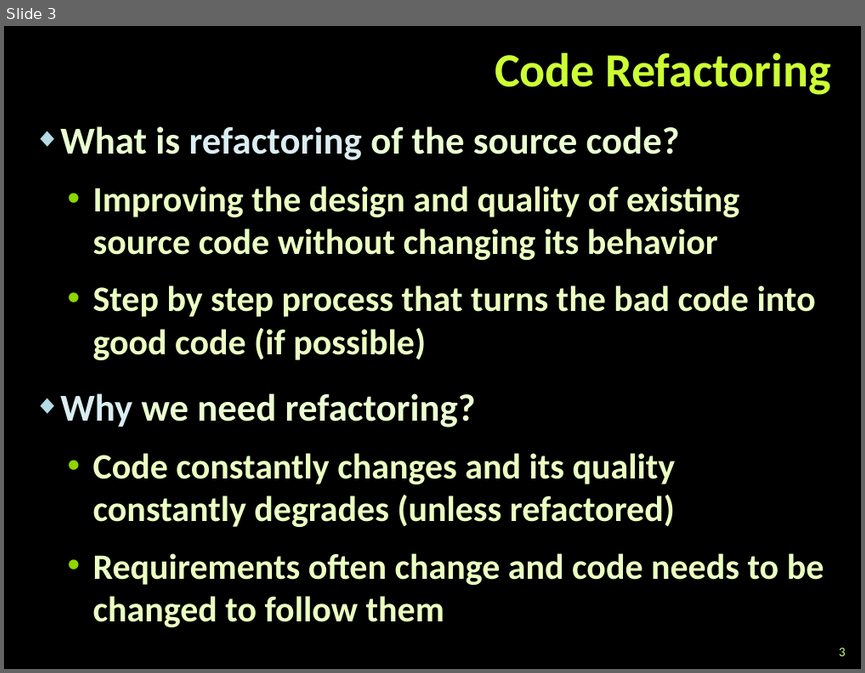
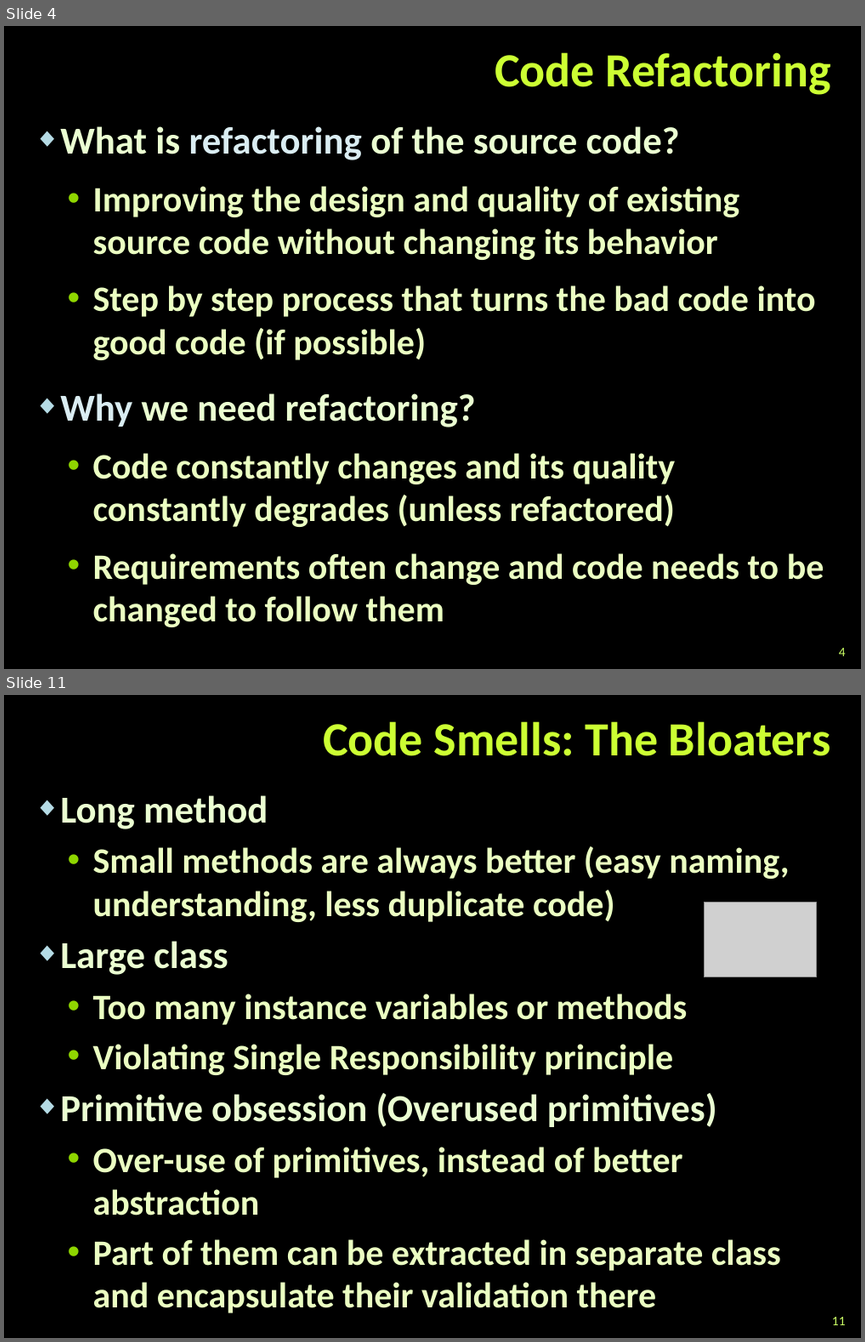
Before and after one commit to martin-nikolov/Telerik-Academy, a slide deck: Programming with C#/4. C# High-Quality Code/12. Refactoring/Refactoring.pptx. Shown one above the other, each under a label of ours: slide 3 before the commit, slides 4 and 11 after it; the slides between them are not shown. The pictures are 865x673 and 865x1342 pixels, drawn with LibreOffice and Linux fonts; fonts in the diff are those of the drawing; grey boxes stand for pictures; background and template pictures are left out. Boxes give left, top, right and bottom in pixels: in the first picture for what was removed or moved away, otherwise in the second. Text is boxed around its words. In the diff, an @@ line names an element or a change of style, - is before the commit and + after.

```diff
--- a/Programming with C#/4. C# High-Quality Code/12. Refactoring/Refactoring.pptx
+++ b/Programming with C#/4. C# High-Quality Code/12. Refactoring/Refactoring.pptx
@@ slide 11 added at [4,695,861,1338], background picture (left out) @@
@@ title added at [323,721,830,756], 40 pt, text #CCFF33, bold @@
+Code Smells: The Bloaters
@@ text added at [60,795,789,1313], 30 pt, text #EBFFC2, bold @@
+◆ Long method
+  • Small methods are always better (easy naming, understanding, less duplicate code)
+◆ Large class
+  • Too many instance variables or methods
+  • Violating Single Responsibility principle
+◆ Primitive obsession (Overused primitives)
+  • Over-use of primitives, instead of better abstraction
+  • Part of them can be extracted in separate class and encapsulate their validation there
@@ picture added at [704,902,817,978] @@
@@ page number added at [832,1316,846,1325], 11 pt, text #CCFF66 @@
+11
@@ what was slide 3 is now slide 4 @@
@@ page number at [839,647,846,656]: text changed @@
-3
+4
```
Also in this commit, not shown: 11 slides changed, 22 other slides added, 3 slides removed, 9 other files.
